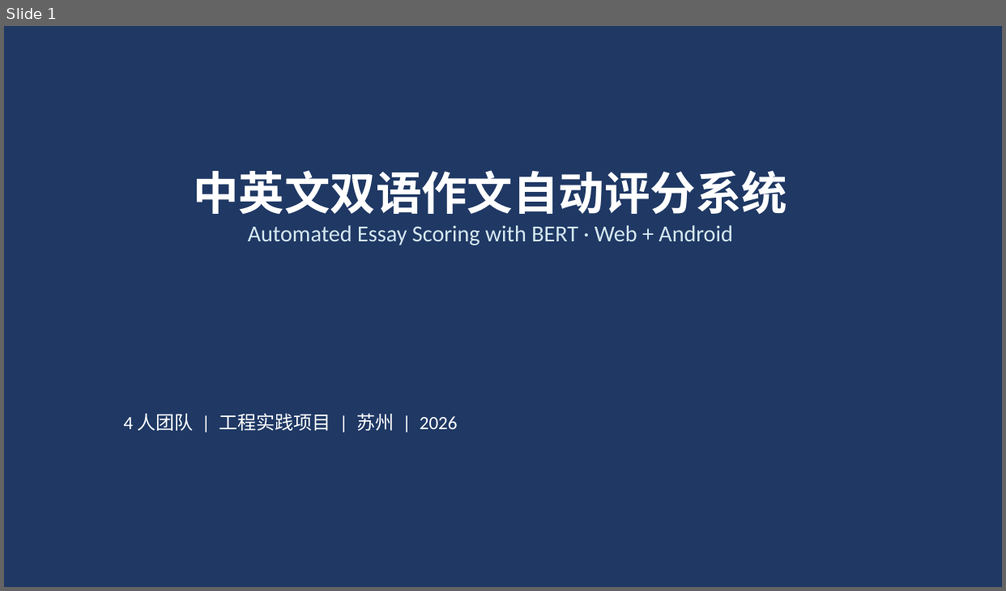
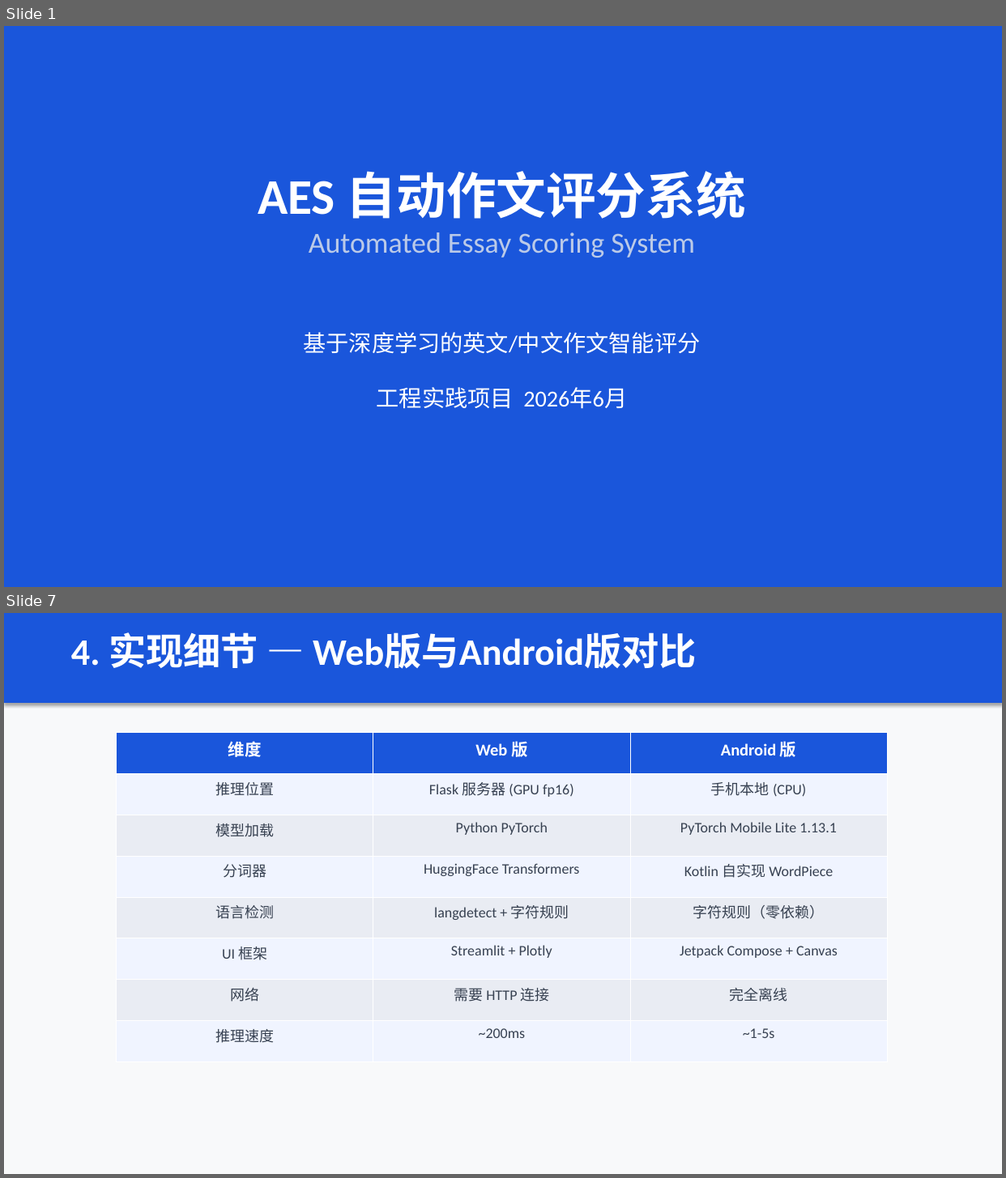
Before and after one commit to Dearsilly/lab, a slide deck: doc/AES_答辩PPT.pptx. Shown one above the other, each under a label of ours: slide 1 before the commit, slides 1 and 7 after it; the slides between them are not shown. The pictures are 1006x591 and 1006x1178 pixels, drawn with LibreOffice and Linux fonts; fonts in the diff are those of the drawing. Boxes give left, top, right and bottom in pixels: in the first picture for what was removed or moved away, otherwise in the second. Text is boxed around its words. In the diff, an @@ line names an element or a change of style, - is before the commit and + after.

Commit message:
docs: regenerate defense Word report and PPT with updated content

```diff
--- a/doc/AES_答辩PPT.pptx
+++ b/doc/AES_答辩PPT.pptx
@@ slide 7 added at (4, 613, 1002, 1174), background #F8F9FA @@
@@ rectangle added at (4, 613, 1002, 703), fill #1A56DB @@
@@ text added at (71, 632, 697, 669), 36 pt, text #FFFFFF, bold @@
+4. 实现细节 — Web版与Android版对比
@@ table added at (117, 733, 887, 1063), 8 rows, 3 columns @@
+维度 | Web 版 | Android 版
+推理位置 | Flask 服务器 (GPU fp16) | 手机本地 (CPU)
+模型加载 | Python PyTorch | PyTorch Mobile Lite 1.13.1
+分词器 | HuggingFace Transformers | Kotlin 自实现 WordPiece
+语言检测 | langdetect + 字符规则 | 字符规则（零依赖）
+UI 框架 | Streamlit + Plotly | Jetpack Compose + Canvas
+网络 | 需要 HTTP 连接 | 完全离线
+推理速度 | ~200ms | ~1-5s
@@ slide 1 changed as well @@
@@ background #1F3864 to #1A56DB @@
@@ text at (258, 171, 746, 258): text changed; size 22 to 28 pt; text colour #D5E8F0 to #BBCAE8 @@
-中英文双语作文自动评分系统
-Automated Essay Scoring with BERT · Web + Android
+AES 自动作文评分系统
+Automated Essay Scoring System
@@ text at (303, 332, 700, 409): text changed; size 18 to 22 pt @@
-4 人团队 | 工程实践项目 | 苏州 | 2026
+基于深度学习的英文/中文作文智能评分
+工程实践项目 2026年6月
```
Also in this commit, not shown: 1 other slide changed, 10 other slides added, 11 slides removed, 3 other files.
